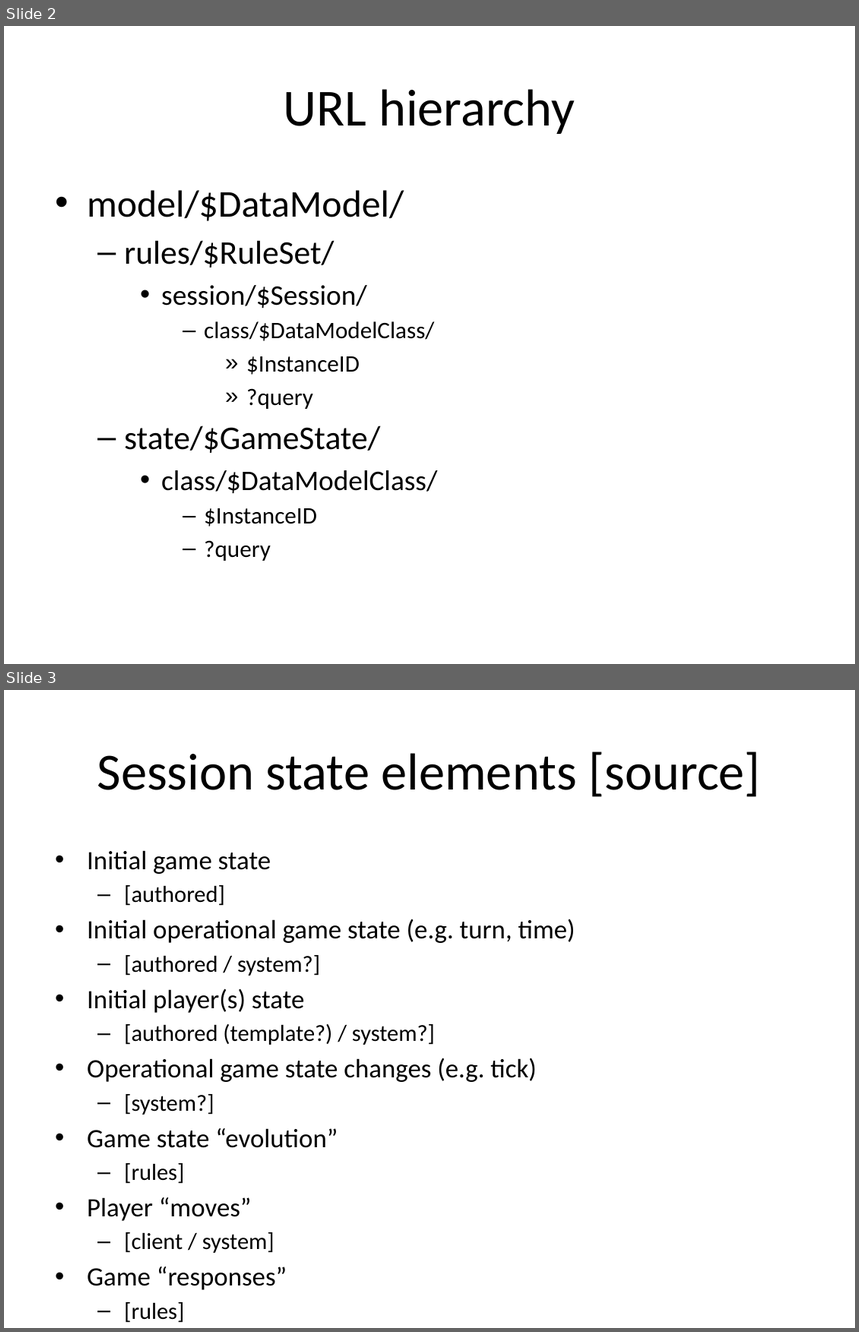
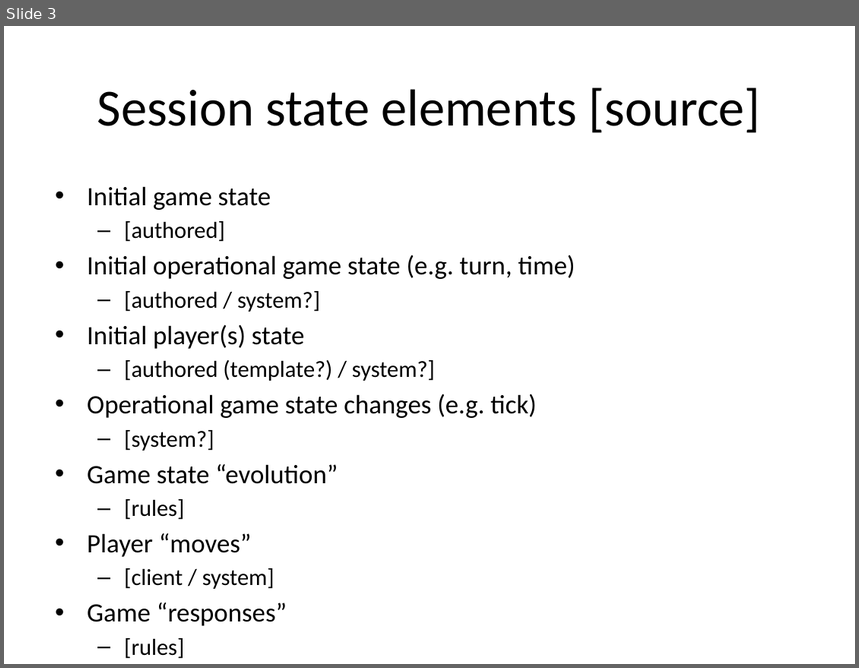
Before and after one commit to cgreenhalgh/droolstest, a slide deck: docs/drools-app-design-notes.pptx. Shown one above the other, each under a label of ours: slides 2 and 3 before the commit, slide 3 after it. The pictures are 859x1332 and 859x668 pixels, drawn with LibreOffice and Linux fonts; fonts in the diff are those of the drawing. Boxes give left, top, right and bottom in pixels: in the first picture for what was removed or moved away, otherwise in the second. Text is boxed around its words. In the diff, an @@ line names an element or a change of style, - is before the commit and + after.

```diff
--- a/docs/drools-app-design-notes.pptx
+++ b/docs/drools-app-design-notes.pptx
@@ slide 2 removed at [4,26,855,664], background #FFFFFF @@
@@ title removed at [284,89,575,134] @@
-URL hierarchy
@@ text removed at [87,190,437,561] @@
-• model/$DataModel/
-  – rules/$RuleSet/
-    • session/$Session/
-      – class/$DataModelClass/
-        » $InstanceID
-        » ?query
-  – state/$GameState/
-    • class/$DataModelClass/
-      – $InstanceID
-      – ?query
```
Also in this commit, not shown: 1 slide changed, 1 slide added, 3 other files.
